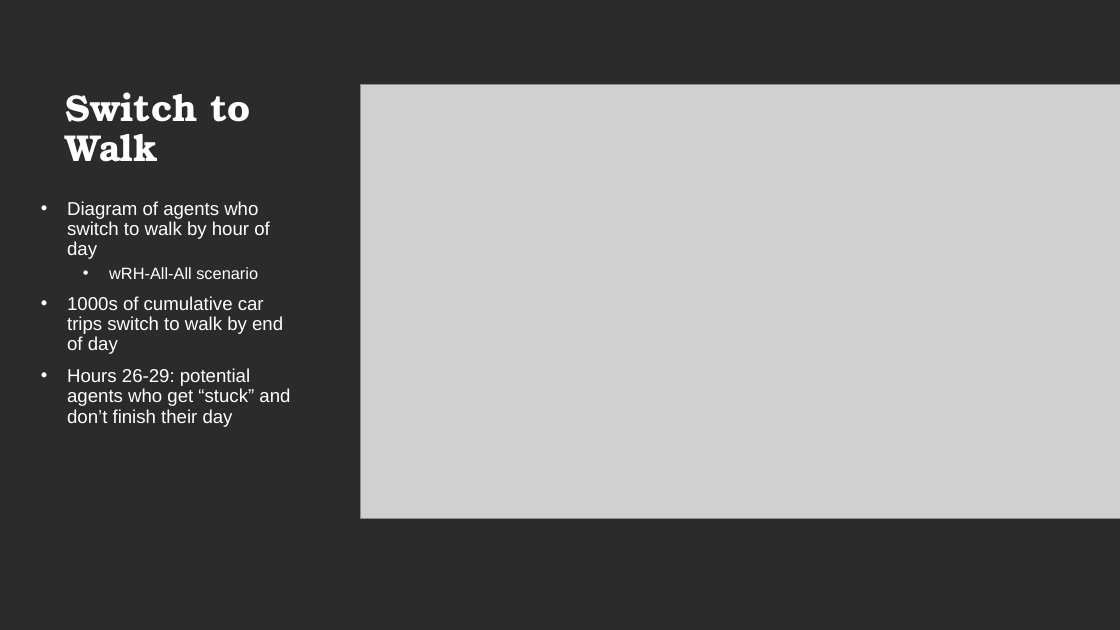
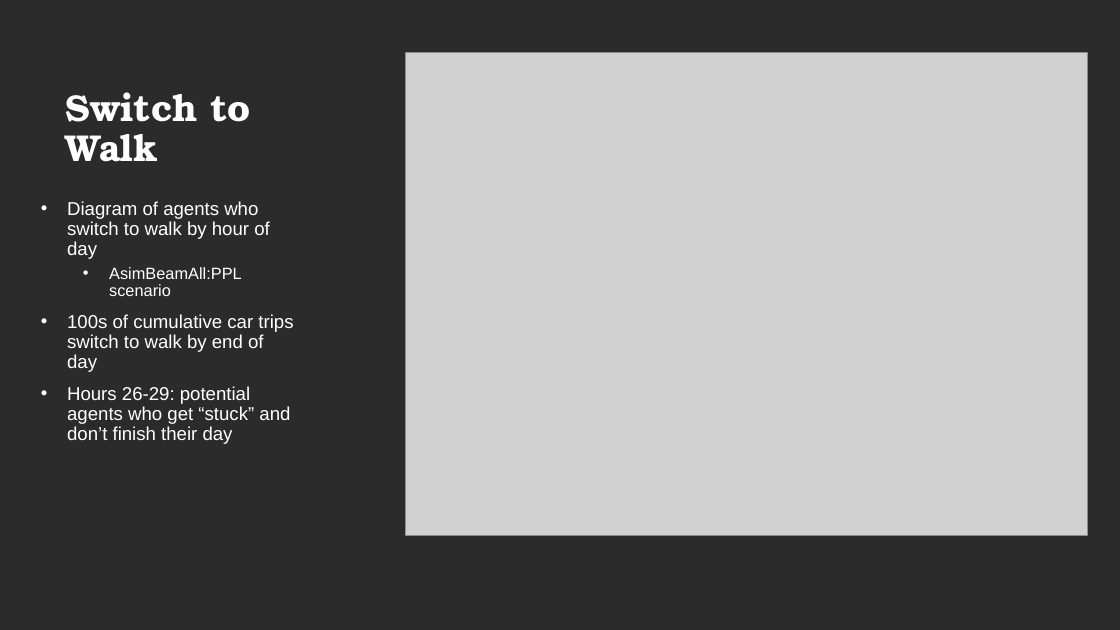
Before and after one commit to cday97/mode_choice_thesis, a slide deck: slide 13 of mode_choice_thesis_8-26-22.pptx. Drawn at 1120x630 pixels with LibreOffice and Linux fonts; fonts in the diff are those of the drawing; grey boxes stand for pictures; background and template pictures are left out; a plain dark background stands for a picture behind light text. Boxes give left, top, right and bottom in pixels: in the first picture for what was removed or moved away, otherwise in the second. Text is boxed around its words. In the diff, an @@ line names an element or a change of style, - is before the commit and + after.

```diff
--- a/mode_choice_thesis_8-26-22.pptx
+++ b/mode_choice_thesis_8-26-22.pptx
@@ picture: place and size @@
-picture at box(360, 85, 1120, 518)
+picture at box(406, 52, 1088, 535)
@@ text at box(67, 267, 293, 372): text changed @@
-  • wRH-All-All scenario
-• 1000s of cumulative car trips switch to walk by end of day
+  • AsimBeamAll:PPL scenario
+• 100s of cumulative car trips switch to walk by end of day
```
Also in this commit, not shown: 9 other slides changed, 11 other files.
